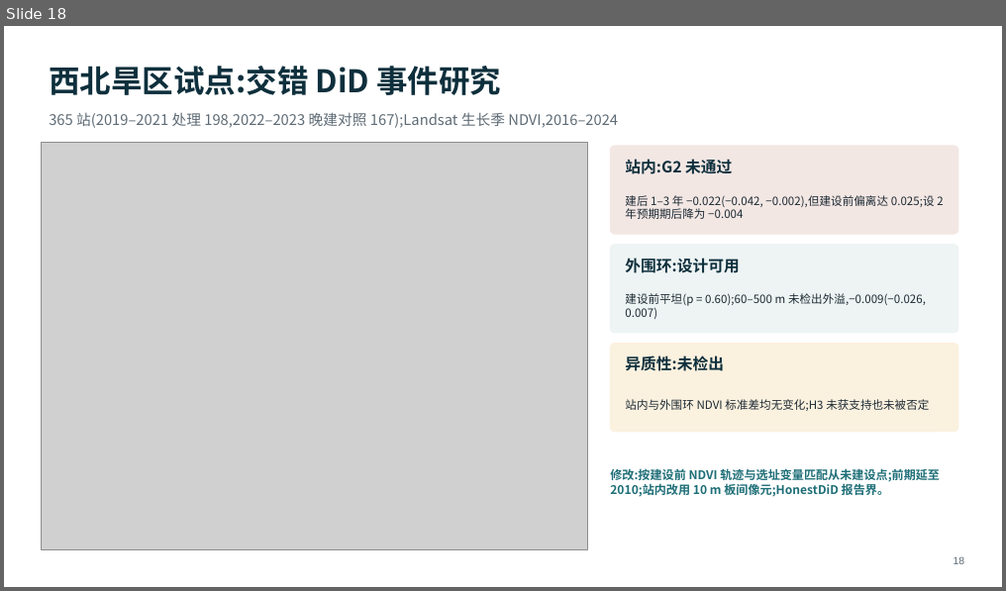
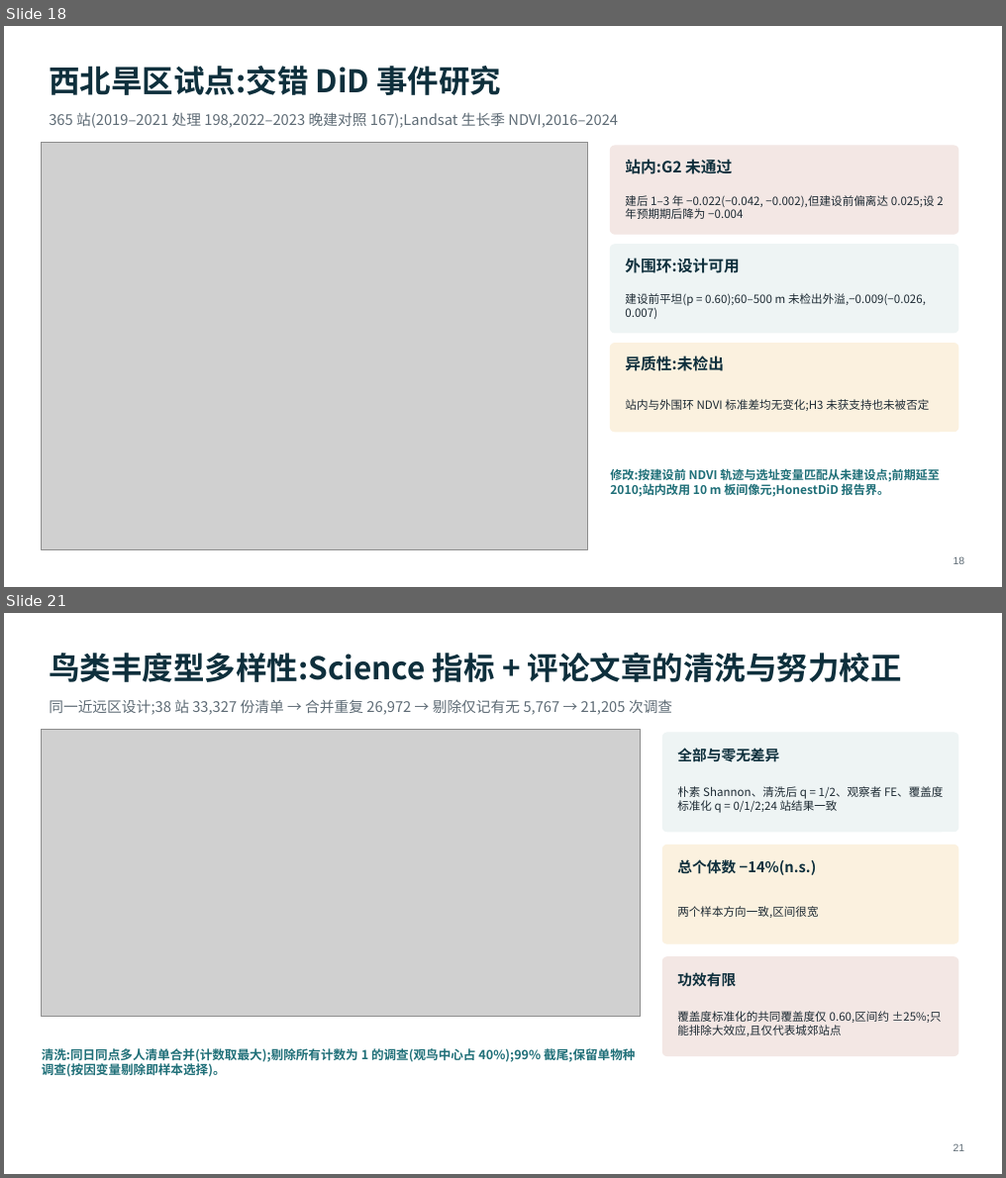
Before and after one commit to dingchenchen6/renewables-biodiversity-rs, a slide deck: RS_Renewables_Biodiversity_Workflow.pptx. Shown one above the other, each under a label of ours: slide 18 before the commit, slides 18 and 21 after it; the slides between them are not shown. The pictures are 1006x591 and 1006x1178 pixels, drawn with LibreOffice and Linux fonts; fonts in the diff are those of the drawing; grey boxes stand for pictures. Boxes give left, top, right and bottom in pixels: in the first picture for what was removed or moved away, otherwise in the second. Text is boxed around its words. In the diff, an @@ line names an element or a change of style, - is before the commit and + after.

Commit message:
Abundance-based bird diversity with cleaning and effort correction
- analysis/site_birds_abundance.R: same near/far design; tier 1 naive
  Shannon (as in Zhang et al.), tier 2 cleaned surveys (multi-observer
  merge, presence-only removal, 99% caps, single-species kept) with effort
  controls, tier 3 coverage-standardised Hill numbers (iNEXT)
- All tiers null in 38 and 24 sites; total individuals -14% (n.s.)
- Page, deck (24 slides) and README updated

```diff
--- a/RS_Renewables_Biodiversity_Workflow.pptx
+++ b/RS_Renewables_Biodiversity_Workflow.pptx
@@ slide 21 added at [4,613,1002,1174], background #FFFFFF @@
@@ text added at [49,653,902,682], 30 pt, text #0E2F3C, bold @@
+鸟类丰度型多样性:Science 指标 + 评论文章的清洗与努力校正
@@ text added at [49,699,672,715], 14 pt, text #5E6B75 @@
+同一近远区设计;38 站 33,327 份清单 → 合并重复 26,972 → 剔除仅记有无 5,767 → 21,205 次调查
@@ picture added at [42,729,641,1017] @@
@@ rounded rectangle added at [662,733,958,832], fill #EEF4F4, outline #EEF4F4 1 pt @@
@@ text added at [677,748,779,762], 14 pt, text #0E2F3C, bold @@
+全部与零无差异
@@ text added at [677,786,943,813], 11 pt, text #1D2A33 @@
+朴素 Shannon、清洗后 q = 1/2、观察者 FE、覆盖度标准化 q = 0/1/2;24 站结果一致
@@ rounded rectangle added at [662,845,958,944], fill #FBF1DF, outline #FBF1DF 1 pt @@
@@ text added at [677,860,817,875], 14 pt, text #0E2F3C, bold @@
+总个体数 −14%(n.s.)
@@ text added at [677,906,818,918], 11 pt, text #1D2A33 @@
+两个样本方向一致,区间很宽
@@ rounded rectangle added at [662,958,958,1057], fill #F3E7E4, outline #F3E7E4 1 pt @@
@@ text added at [677,972,736,987], 14 pt, text #0E2F3C, bold @@
+功效有限
@@ text added at [677,1011,942,1037], 11 pt, text #1D2A33 @@
+覆盖度标准化的共同覆盖度仅 0.60,区间约 ±25%;只能排除大效应,且仅代表城郊站点
@@ text added at [42,1049,635,1077], 12 pt, text #1F6F78, bold @@
+清洗:同日同点多人清单合并(计数取最大);剔除所有计数为 1 的调查(观鸟中心占 40%);99% 截尾;保留单物种调查(按因变量剔除即样本选择)。
@@ text added at [953,1144,965,1152], 10 pt, text #5E6B75 @@
+21
```
Also in this commit, not shown: 2 slides changed, 13 other files.
